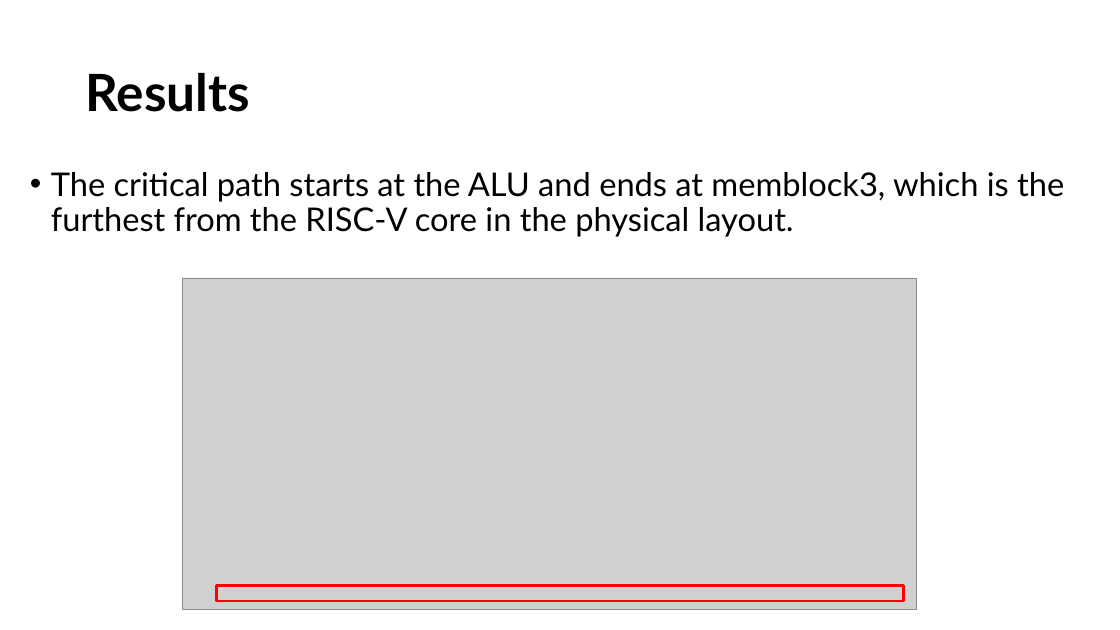
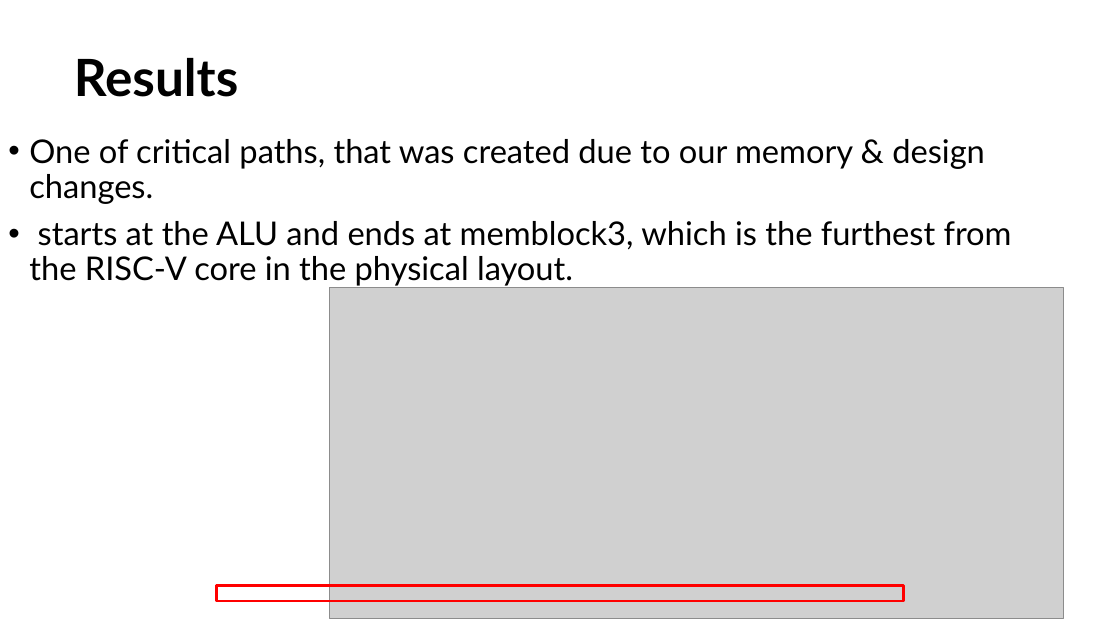
Before and after one commit to muhammad0bi/044169_project_B, a slide deck: slide 18 of Presintaions and Reports/Final presntaion VLSI.pptx (slide 14 before the commit). Drawn at 1120x630 pixels with LibreOffice and Linux fonts; fonts in the diff are those of the drawing; grey boxes stand for pictures. Boxes give left, top, right and bottom in pixels: in the first picture for what was removed or moved away, otherwise in the second. Text is boxed around its words. In the diff, an @@ line names an element or a change of style, - is before the commit and + after.

Commit message:
add sim results to the final report add some more talking about backflow stages in persntation

```diff
--- a/Presintaions and Reports/Final presntaion VLSI.pptx
+++ b/Presintaions and Reports/Final presntaion VLSI.pptx
@@ title "Results": place and size @@
-title "Results" at [85, 73, 249, 112]
+title "Results" at [74, 58, 238, 97]
@@ text at [29, 139, 1012, 286]: text changed @@
-• The critical path starts at the ALU and ends at memblock3, which is the furthest from the RISC-V core in the physical layout.
+• One of critical paths, that was created due to our memory & design changes.
+• starts at the ALU and ends at memblock3, which is the furthest from the RISC-V core in the physical layout.
@@ picture: place and size @@
-picture at [182, 278, 917, 610]
+picture at [329, 287, 1064, 619]
```
Also in this commit, not shown: 1 other slide changed, 4 slides added, 1 other file.
